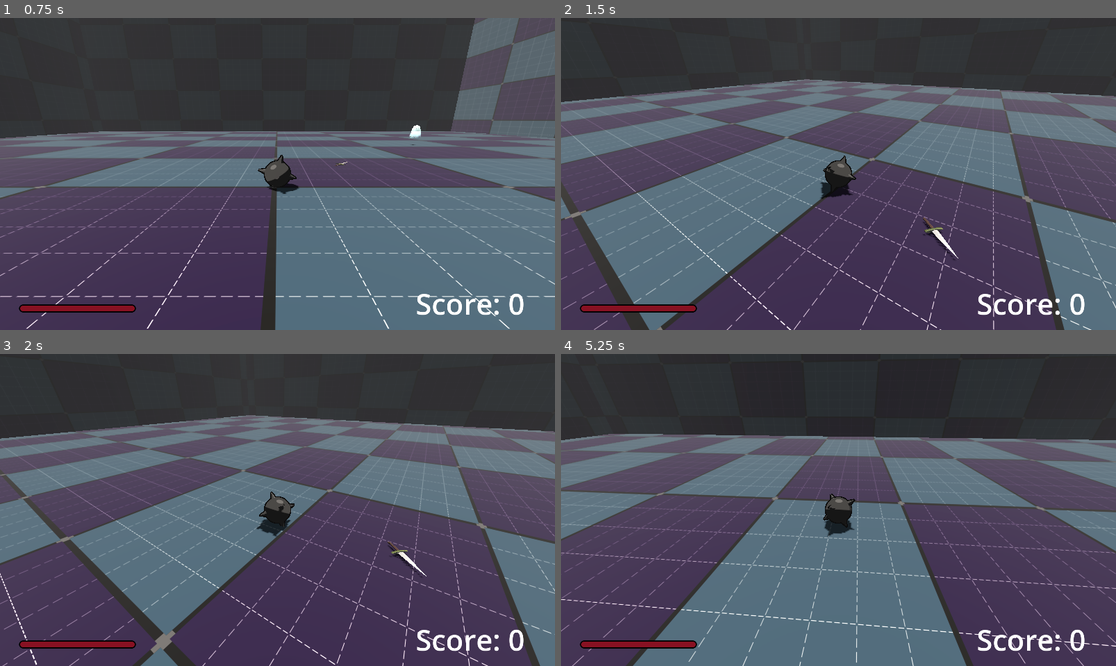
Above: before the commit, frames 1-4 (two rows, left to right).
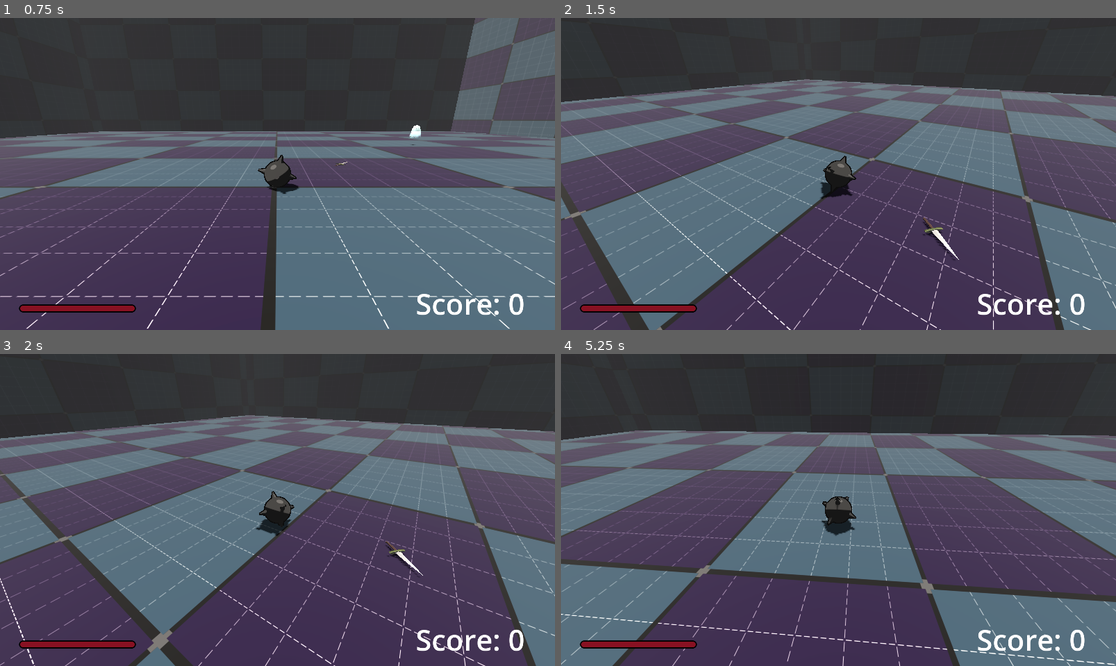
Above: after the commit, the same moments.

Repository: erikringwalters/pirate-jam-16-prototype
Game: Godot game, scene res://scenes/main.tscn
Two runs of this game, one before a commit and one after it. Both use one fixed random seed, a clock stepped at 60 frames per second and the inputs below.
Inputs (mouse positions are in pixels of both pictures, inside the frame that each line leads up to):
- Up to frame 1 (0.75 s): tap Enter (restart) at 0.5 s; move the mouse to (399, 158) at 0.52 s; press the mouse at (399, 158) at 0.53 s; hold D (move_right) from 0.53 s (still down)
- Up to frame 2 (1.5 s): tap Enter (restart) at 1.25 s; move the mouse to (810, 174) at 1.27 s; release D (move_right) at 1.28 s; release the mouse at (810, 174) at 1.28 s; hold W (move_up) from 1.28 s (still down); click (810, 174) at 1.35 s
- Up to frame 3 (2 s): keep holding W (move_up)
- Up to frame 4 (5.25 s): keep holding W (move_up); tap Enter (restart) every 0.75 s from 2 to 4.25 s; move the mouse to (849, 503) at 2.02 s; press the mouse at (849, 503) at 2.03 s; move the mouse to (832, 516) at 2.77 s; release the mouse at (832, 516) at 2.78 s; click (832, 516) at 2.85 s; move the mouse to (877, 513) at 3.52 s; press the mouse at (877, 513) at 3.53 s; move the mouse to (794, 506) at 4.27 s; release the mouse at (794, 506) at 4.28 s; click (794, 506) at 4.35 s; move the mouse to (844, 510) at 5.02 s; press the mouse at (844, 510) at 5.03 s

Frame 1 is identical in both runs. In frame 2, 0.4% of the frame differs, in the area x 5-100%, y 44-100%; in frame 3, 4.9%; in frame 4, 44%, in the area x 0-100%, y 24-100%.

Commit message:
reduced player move speed a bit

Diff:
--- a/scripts/player.gd
+++ b/scripts/player.gd
@@ -9,7 +9,7 @@
 @export_range(1.0, 10.0) var camera_stick_mult := 10.0
 
 @export_group("Movement")
-@export var move_speed := 16.0
+@export var move_speed := 12.0
 @export var acceleration := 50.0
 
 var _camera_input_direction := Vector2.ZERO
